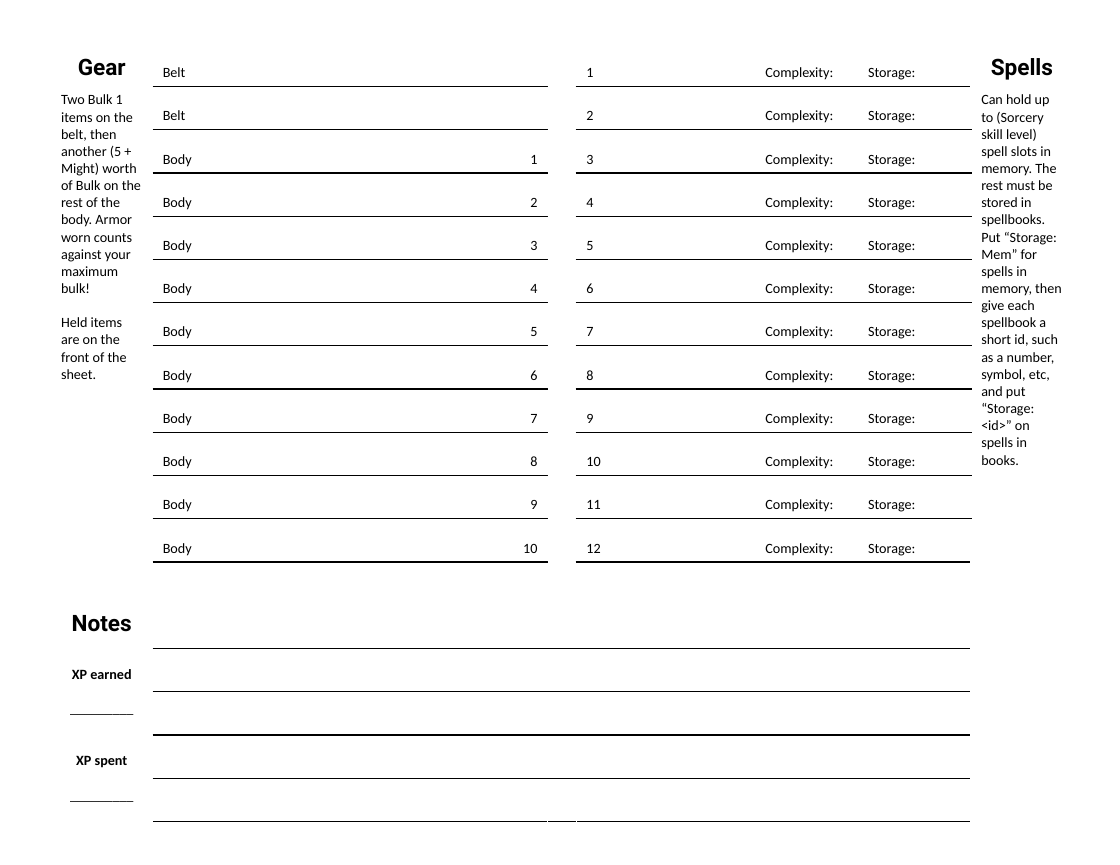
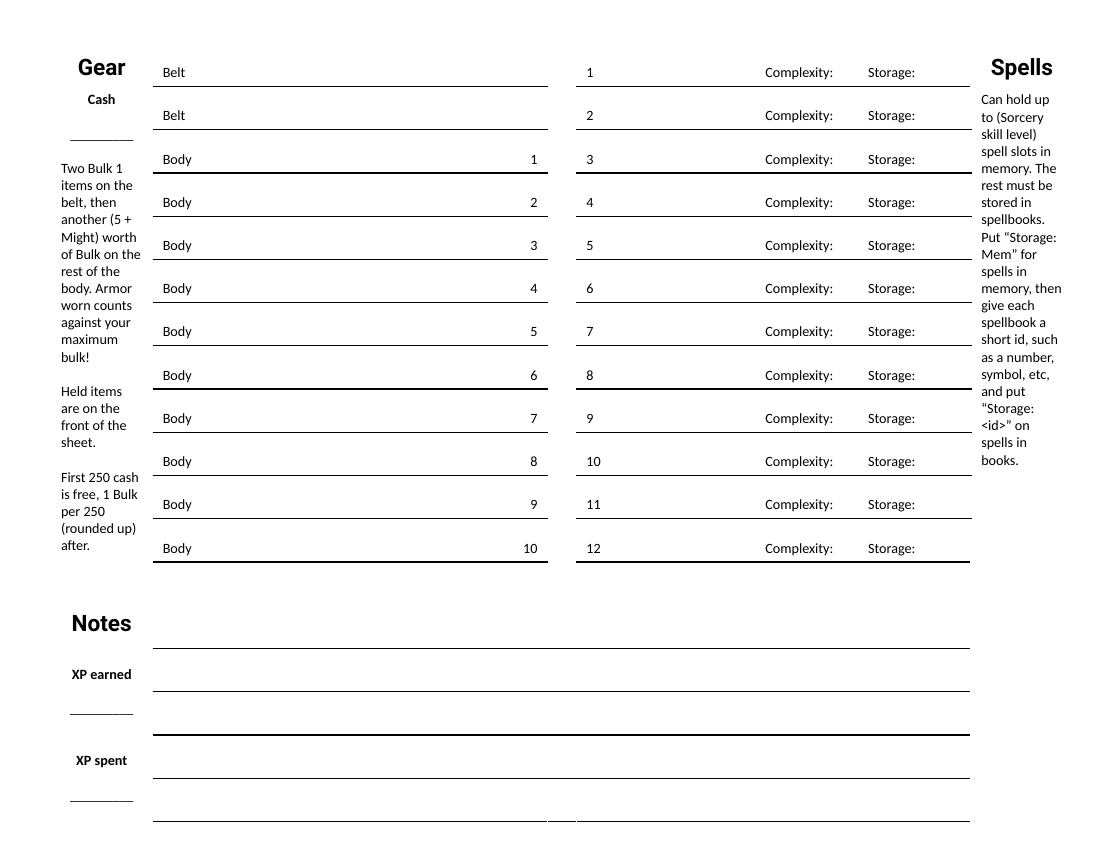
Before and after one commit to jewelpit/Ikaros, a slide deck: slide 2 of Ikaros CS.pptx. Drawn at 1120x865 pixels with LibreOffice and Linux fonts; fonts in the diff are those of the drawing. Boxes give left, top, right and bottom in pixels: in the first picture for what was removed or moved away, otherwise in the second. Text is boxed around its words. In the diff, an @@ line names an element or a change of style, - is before the commit and + after.

Commit message:
Updated cash yet again.

```diff
--- a/Ikaros CS.pptx
+++ b/Ikaros CS.pptx
@@ table at bbox=[0, 0, 1120, 865] @@
-row 3, column 2: Two Bulk 1 items on the belt, then another (5 + Might) worth of Bulk on the rest of the body. Armor worn counts against your maximum bulk! / Held items are on the front of the sheet.
+row 3, column 2: Cash / _________ / Two Bulk 1 items on the belt, then another (5 + Might) worth of Bulk on the rest of the body. Armor worn counts against your maximum bulk! / Held items are on the front of the sheet. / First 250 cash is free, 1 Bulk per 250 (rounded up) after.
```
Also in this commit, not shown: 1 other file.
